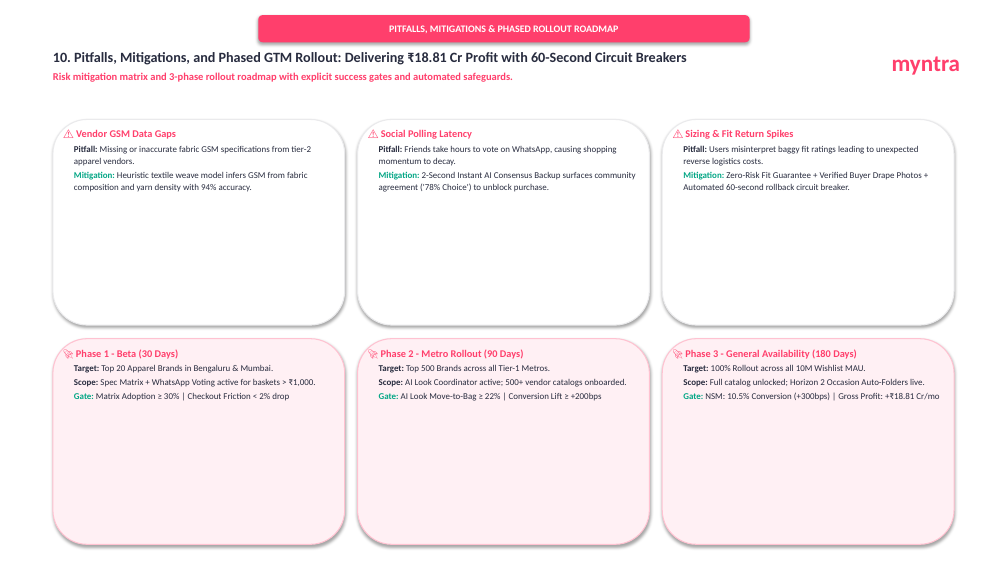
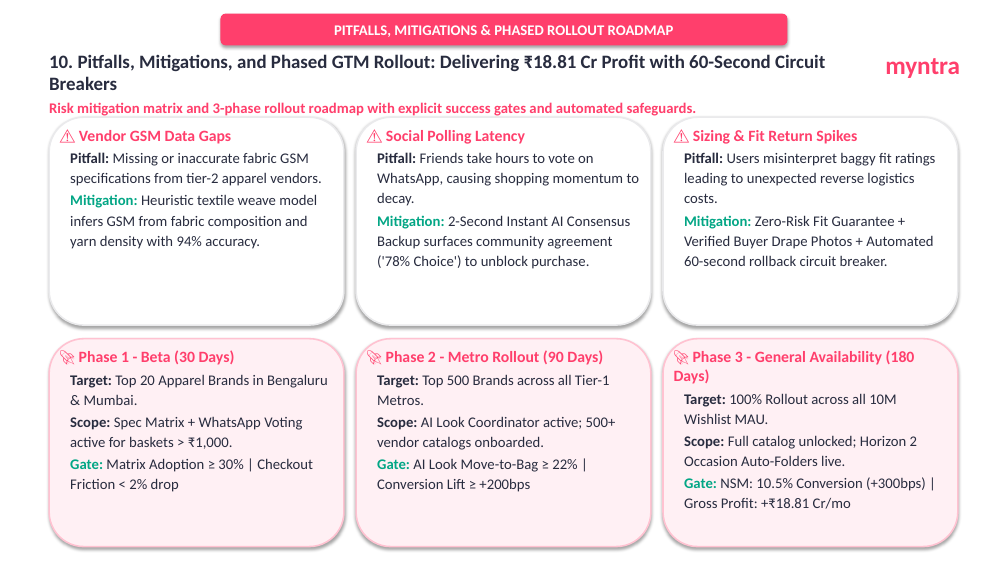
Before and after one commit to akhyashukla03/myntra, a slide deck: slide 10 of Myntra_Wishlist_Studio_10_Slide_Deck.pptx. Drawn at 1008x567 pixels with LibreOffice and Linux fonts; fonts in the diff are those of the drawing. Boxes give left, top, right and bottom in pixels: in the first picture for what was removed or moved away, otherwise in the second. Text is boxed around its words. In the diff, an @@ line names an element or a change of style, - is before the commit and + after.

Commit message:
fix(pptx): enforce strict minimum 14pt font size across all 10 presentation slides per evaluation guidelines

```diff
--- a/Myntra_Wishlist_Studio_10_Slide_Deck.pptx
+++ b/Myntra_Wishlist_Studio_10_Slide_Deck.pptx
@@ rounded rectangle "PITFALLS, MITIGATIONS & PHASED ROLLOUT ...": place and size @@
-rounded rectangle "PITFALLS, MITIGATIONS & PHASED ROLLOUT ..." at bbox=[259, 15, 750, 42]
+rounded rectangle "PITFALLS, MITIGATIONS & PHASED ROLLOUT ..." at bbox=[221, 14, 788, 45]
@@ rounded rectangle "PITFALLS, MITIGATIONS & PHASED ROLLOUT ..." at bbox=[221, 14, 788, 45]: size 9.5 to 14 pt @@
@@ text "10. Pitfalls, Mitigations, and Phased ..." at bbox=[49, 54, 825, 116]: size 13.5 to 18 pt in "10. Pitfalls, Mitigations, and Phased GTM Rollout: ..."; size 10 to 14 pt in "Risk mitigation matrix and 3-phase rollout roadmap ..." @@
@@ text "myntra" at bbox=[885, 58, 960, 78]: size 22 to 24 pt @@
@@ rounded rectangle: place and size @@
-rounded rectangle at bbox=[53, 119, 345, 325]
+rounded rectangle at bbox=[49, 117, 344, 325]
@@ outline #EAEAEC 1 pt to #EAEAEC 1.5 pt in 3 elements at bbox=[356, 117, 651, 325], bbox=[49, 117, 344, 325], bbox=[663, 117, 958, 325] @@
@@ rounded rectangle: place and size @@
-rounded rectangle at bbox=[662, 119, 954, 325]
+rounded rectangle at bbox=[663, 117, 958, 325]
@@ text "⚠️ Vendor GSM Data Gaps" at bbox=[70, 130, 321, 249]: size 9.8 to 15 pt in "⚠️ Vendor GSM Data Gaps"; size 8.5 to 14 pt; line spacing 1.12 to 1.14 @@
@@ text "⚠️ Social Polling Latency" at bbox=[377, 130, 640, 269]: size 9.8 to 15 pt in "⚠️ Social Polling Latency"; size 8.5 to 14 pt in "Pitfall: Friends take hours to vote on ...", "Mitigation: 2-Second Instant AI Consensus Backup surfaces ..."; line spacing 1.12 to 1.14 @@
@@ text "⚠️ Sizing & Fit Return ..." at bbox=[684, 130, 935, 266]: size 9.8 to 15 pt in "⚠️ Sizing & Fit Return Spikes"; size 8.5 to 14 pt in "Pitfall: Users misinterpret baggy fit ratings leading ...", "Mitigation: Zero-Risk Fit Guarantee + Verified Buyer ..."; line spacing 1.12 to 1.14 @@
@@ rounded rectangle: place and size @@
-rounded rectangle at bbox=[53, 339, 345, 544]
+rounded rectangle at bbox=[49, 339, 344, 547]
@@ text "🚀 Phase 1 - Beta ..." at bbox=[70, 350, 328, 492]: size 9.8 to 15 pt in "🚀 Phase 1 - Beta (30 Days)"; size 8.5 to 14 pt in "Target: Top 20 Apparel Brands in Bengaluru ...", "Scope: Spec Matrix + WhatsApp Voting active ...", "Gate: Matrix Adoption ≥ 30% | Checkout ..."; line spacing 1.12 to 1.14 @@
@@ text "🚀 Phase 2 - Metro ..." at bbox=[377, 350, 616, 492]: size 9.8 to 15 pt in "🚀 Phase 2 - Metro Rollout (90 ..."; size 8.5 to 14 pt in "Target: Top 500 Brands across all Tier-1 ...", "Scope: AI Look Coordinator active; 500+ vendor ...", "Gate: AI Look Move-to-Bag ≥ 22% | ..."; line spacing 1.12 to 1.14 @@
@@ outline #FFC2D1 1 pt to #FFC2D1 1.5 pt in 3 elements at bbox=[356, 339, 651, 547], bbox=[49, 339, 344, 547], bbox=[663, 339, 958, 547] @@
@@ rounded rectangle: place and size @@
-rounded rectangle at bbox=[662, 339, 954, 544]
+rounded rectangle at bbox=[663, 339, 958, 547]
@@ text "🚀 Phase 3 - General ..." at bbox=[674, 350, 926, 509]: size 9.8 to 15 pt in "🚀 Phase 3 - General Availability (180 ..."; size 8.5 to 14 pt in "Target: 100% Rollout across all 10M Wishlist ...", "Scope: Full catalog unlocked; Horizon 2 Occasion ...", "Gate: NSM: 10.5% Conversion (+300bps) | Gross ..."; line spacing 1.12 to 1.14 @@
```
Also in this commit, not shown: 9 other slides changed, 2 other files.
